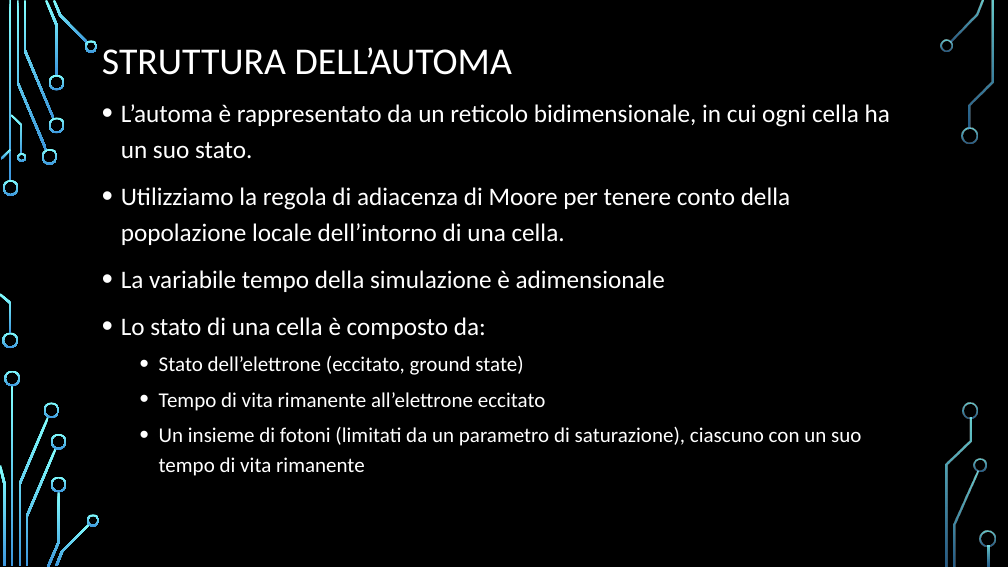
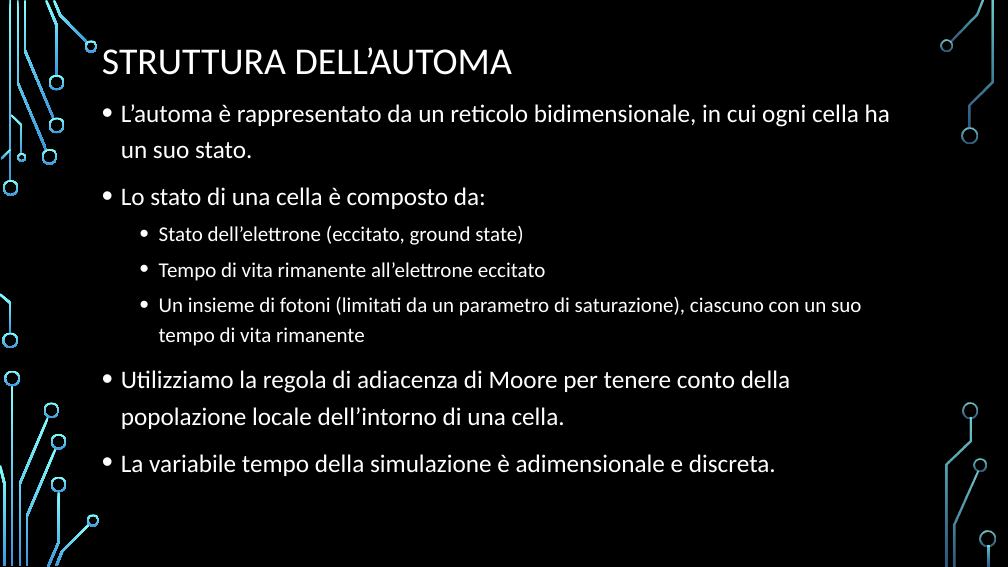
Before and after one commit to Frank01001/LASER-Dynamics-Simulation, a slide deck: slide 4 of Presentation/PresentazioneDispositivi.pptx. Drawn at 1008x567 pixels with LibreOffice and Linux fonts; fonts in the diff are those of the drawing; background and template pictures are left out. Boxes give left, top, right and bottom in pixels: in the first picture for what was removed or moved away, otherwise in the second. Text is boxed around its words. In the diff, an @@ line names an element or a change of style, - is before the commit and + after.

```diff
--- a/Presentation/PresentazioneDispositivi.pptx
+++ b/Presentation/PresentazioneDispositivi.pptx
@@ text at [121, 187, 790, 292]: paragraphs removed @@
-• Utilizziamo la regola di adiacenza di Moore per tenere conto della popolazione locale dell’intorno di una cella.
-• La variabile tempo della simulazione è adimensionale
@@ text at [121, 370, 790, 476]: paragraphs added @@
+• Utilizziamo la regola di adiacenza di Moore per tenere conto della popolazione locale dell’intorno di una cella.
+• La variabile tempo della simulazione è adimensionale e discreta.
```
Also in this commit, not shown: 10 other slides changed, 3 other files.
